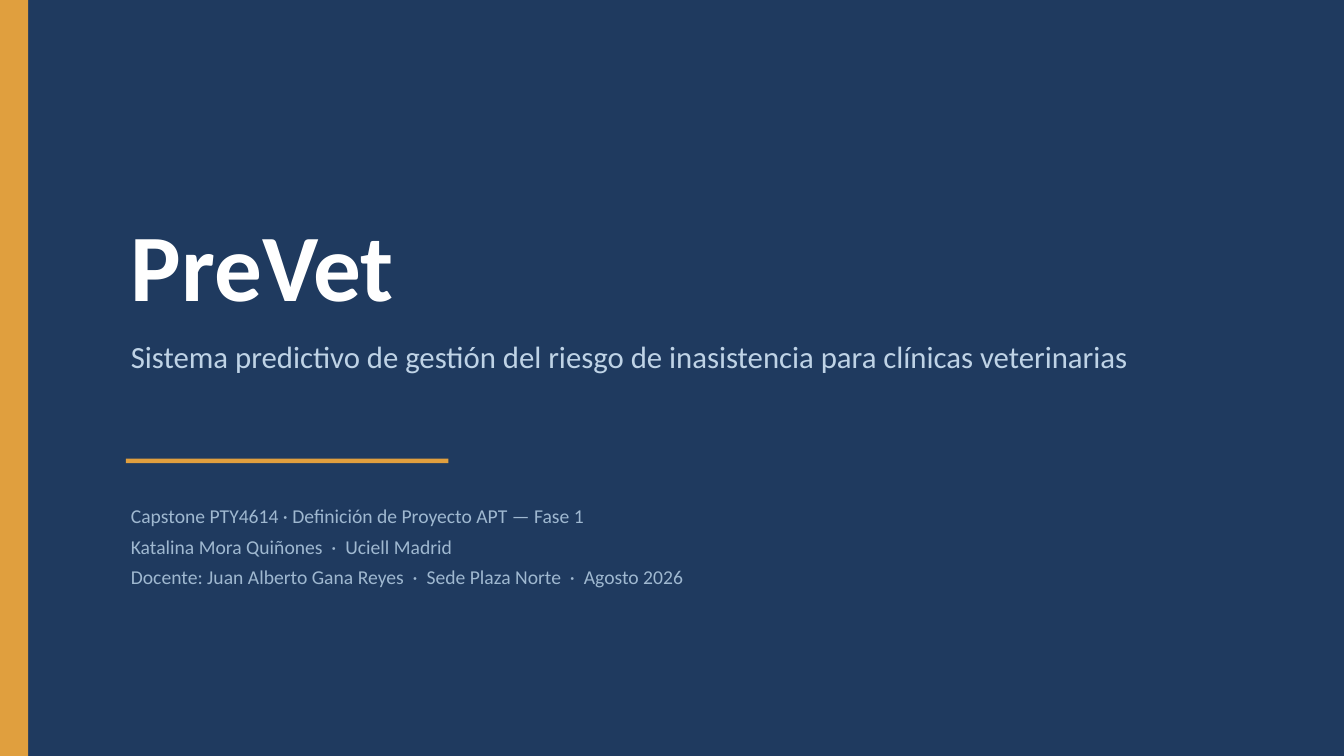
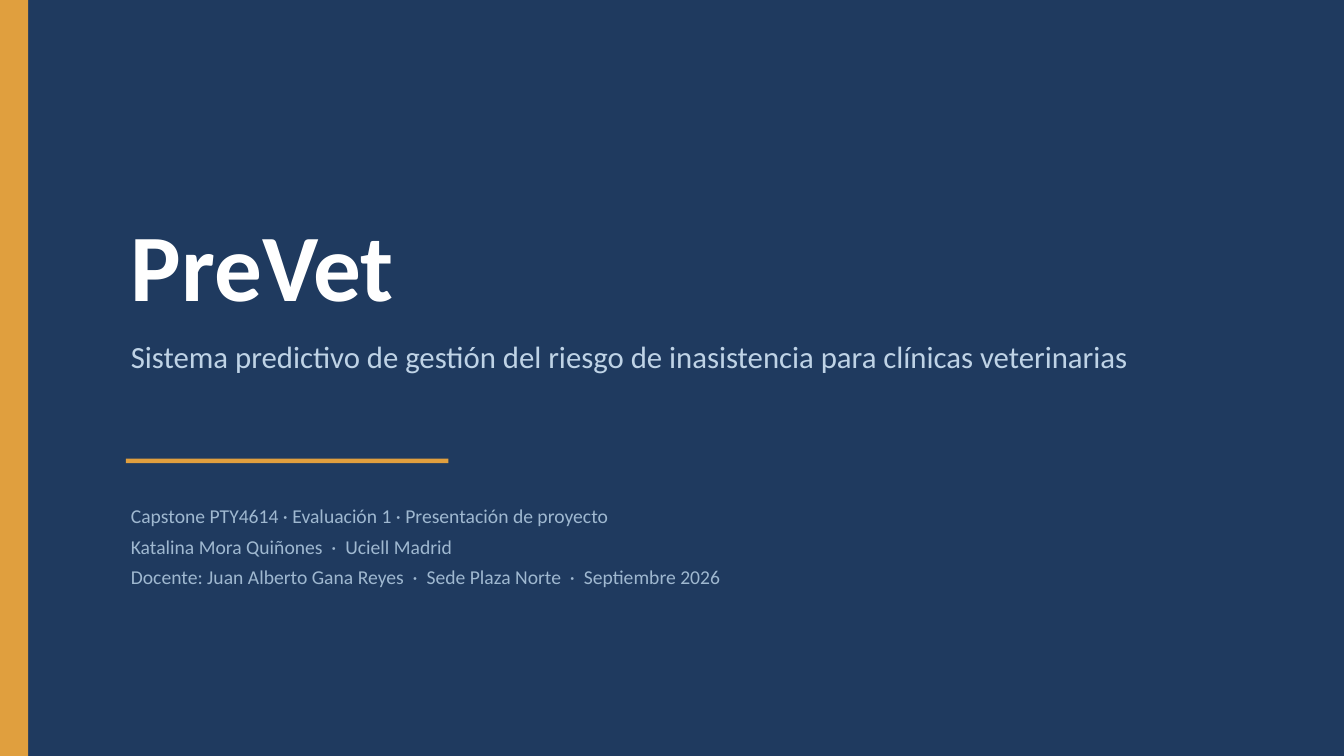
Before and after one commit to KatUci/PreVet, a slide deck: slide 1 of Fase 1/Evidencias Grupales/Presentacion_PreVet_Fase1.pptx. Drawn at 1344x756 pixels with LibreOffice and Linux fonts; fonts in the diff are those of the drawing. Boxes give left, top, right and bottom in pixels: in the first picture for what was removed or moved away, otherwise in the second. Text is boxed around its words. In the diff, an @@ line names an element or a change of style, - is before the commit and + after.

Commit message:
Actualiza la presentacion para la Evaluacion 1
- Agrega la lamina "Alcance comprometido", que deja cerrado que entra y
  que queda fuera del proyecto, segun lo pedido para este hito.
- Incorpora notas del orador en las 18 laminas, con el reparto de quien
  presenta cada una y los tiempos estimados.
- Actualiza fechas y subtitulo a Evaluacion 1, septiembre 2026.

```diff
--- a/Fase 1/Evidencias Grupales/Presentacion_PreVet_Fase1.pptx
+++ b/Fase 1/Evidencias Grupales/Presentacion_PreVet_Fase1.pptx
@@ text at bbox=[131, 509, 608, 526]: text changed @@
-Capstone PTY4614 · Definición de Proyecto APT — Fase 1
+Capstone PTY4614 · Evaluación 1 · Presentación de proyecto
@@ text at bbox=[131, 570, 720, 587]: text changed @@
-Docente: Juan Alberto Gana Reyes · Sede Plaza Norte · Agosto 2026
+Docente: Juan Alberto Gana Reyes · Sede Plaza Norte · Septiembre 2026
```
Also in this commit, not shown: 1 other slide changed, 1 slide added.
